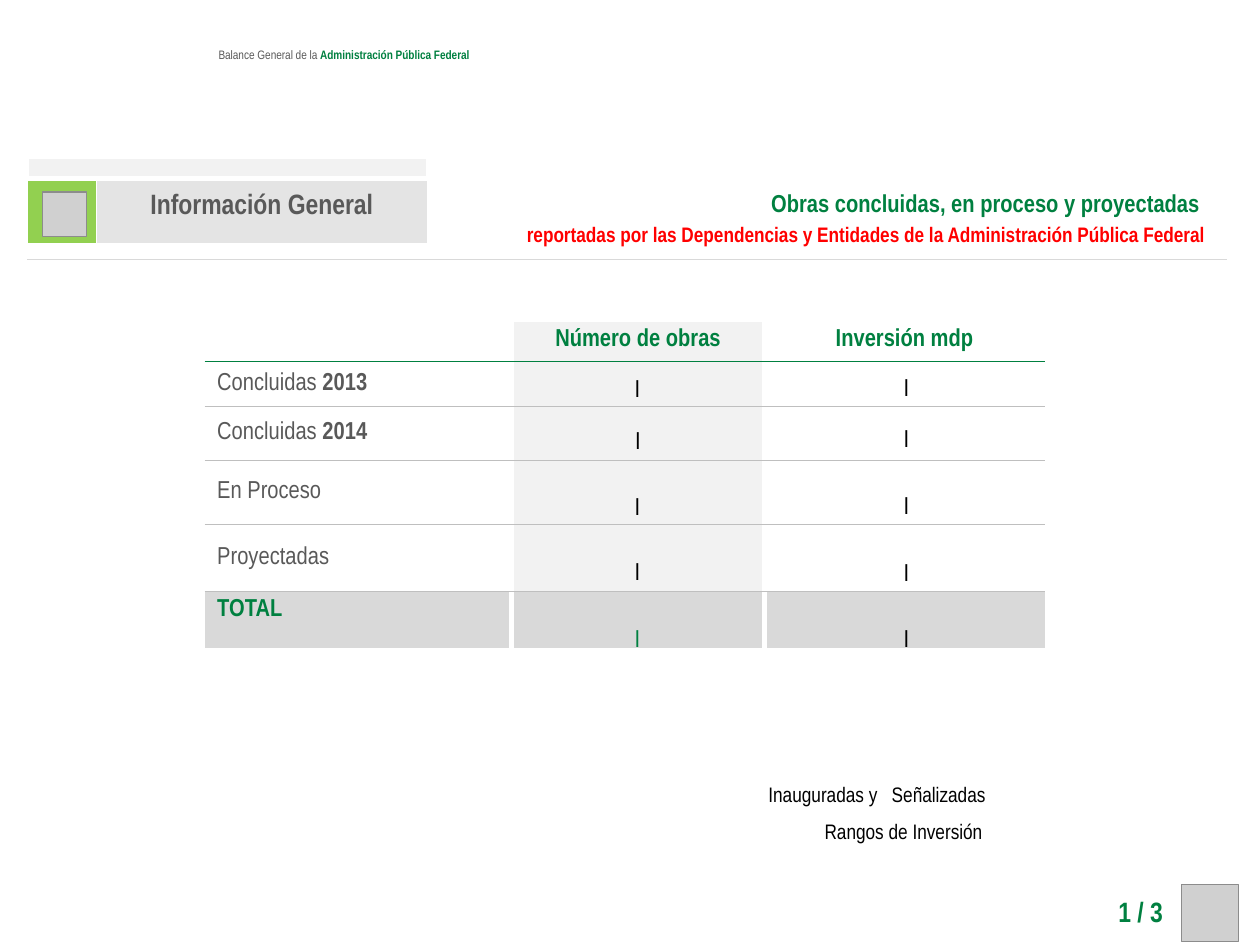
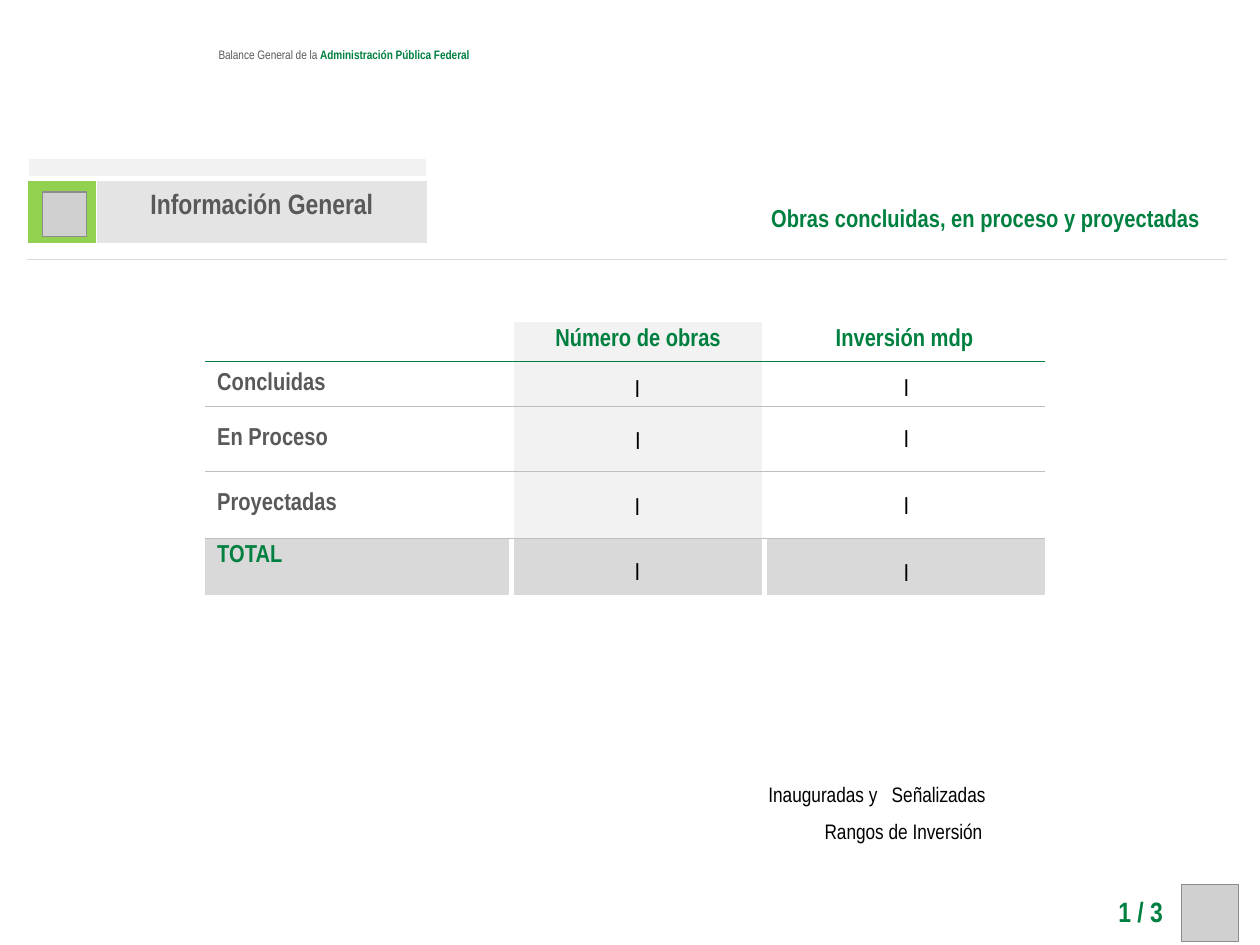
Before and after one commit to fpedro23/djangoObras, a slide deck: slide 1 of obras/static/ppt/PRINCIPAL_BALANCE_GENERAL_APF.pptx. Drawn at 1260x945 pixels with LibreOffice and Linux fonts; fonts in the diff are those of the drawing; grey boxes stand for pictures; background and template pictures are left out. Boxes give left, top, right and bottom in pixels: in the first picture for what was removed or moved away, otherwise in the second. Text is boxed around its words. In the diff, an @@ line names an element or a change of style, - is before the commit and + after.

Commit message:
archivo balance general correcto

```diff
--- a/obras/static/ppt/PRINCIPAL_BALANCE_GENERAL_APF.pptx
+++ b/obras/static/ppt/PRINCIPAL_BALANCE_GENERAL_APF.pptx
@@ title at <box>771,209,1199,232</box>: text changed; size 12 to 14 pt; text colour #FF0000 to #008040 @@
-Obras concluidas, en proceso y proyectadas
-reportadas por las Dependencias y Entidades de la Administración Pública Federal
+Obras concluidas, en proceso y proyectadas
@@ table at <box>204,321,1045,612</box> @@
-row 2: Concluidas 2013 |  | 
-row 3: Concluidas 2014 |  | 
+row 2: Concluidas |  | 
@@ text removed at <box>635,630,641,647</box> @@
-I
@@ text removed at <box>904,630,910,647</box> @@
-I
```
